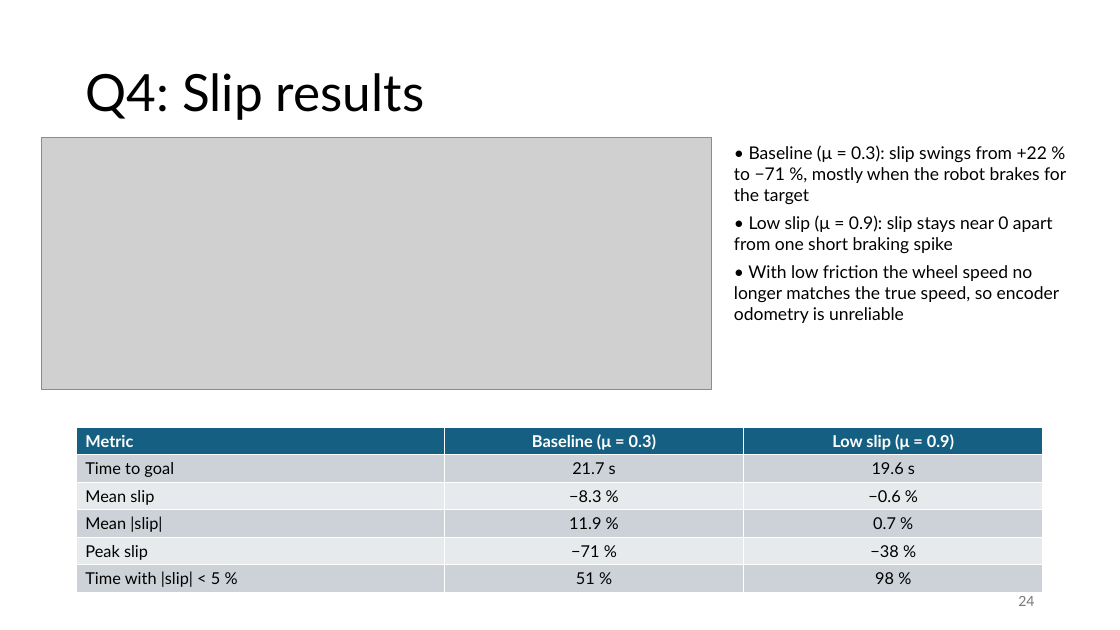
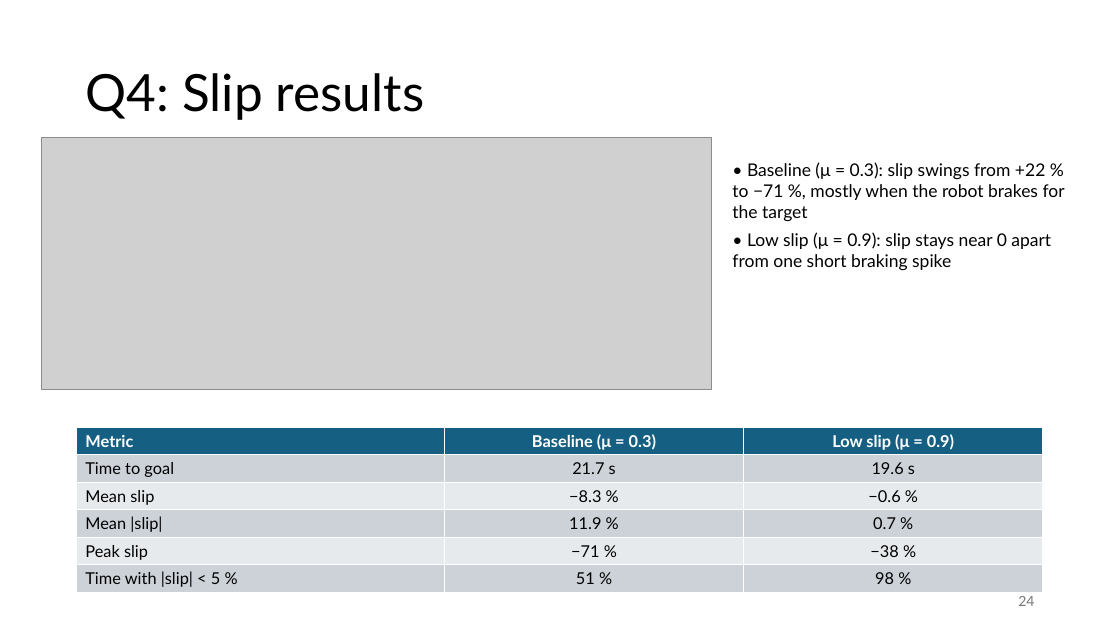
Before and after one commit to AreGundersen/MAS512, a slide deck: slide 24 of Assignment 2/MAS512_assignment2_gr5.pptx. Drawn at 1120x630 pixels with LibreOffice and Linux fonts; fonts in the diff are those of the drawing; grey boxes stand for pictures. Boxes give left, top, right and bottom in pixels: in the first picture for what was removed or moved away, otherwise in the second. Text is boxed around its words. In the diff, an @@ line names an element or a change of style, - is before the commit and + after.

```diff
--- a/Assignment 2/MAS512_assignment2_gr5.pptx
+++ b/Assignment 2/MAS512_assignment2_gr5.pptx
@@ text "• Baseline (μ = 0.3): ...": place and size @@
-text "• Baseline (μ = 0.3): ..." at (734, 145, 1066, 323)
+text "• Baseline (μ = 0.3): ..." at (732, 162, 1065, 270)
@@ text at (734, 265, 1059, 323): paragraph removed @@
-• With low friction the wheel speed no longer matches the true speed, so encoder odometry is unreliable
```
Also in this commit, not shown: 4 other slides changed.
